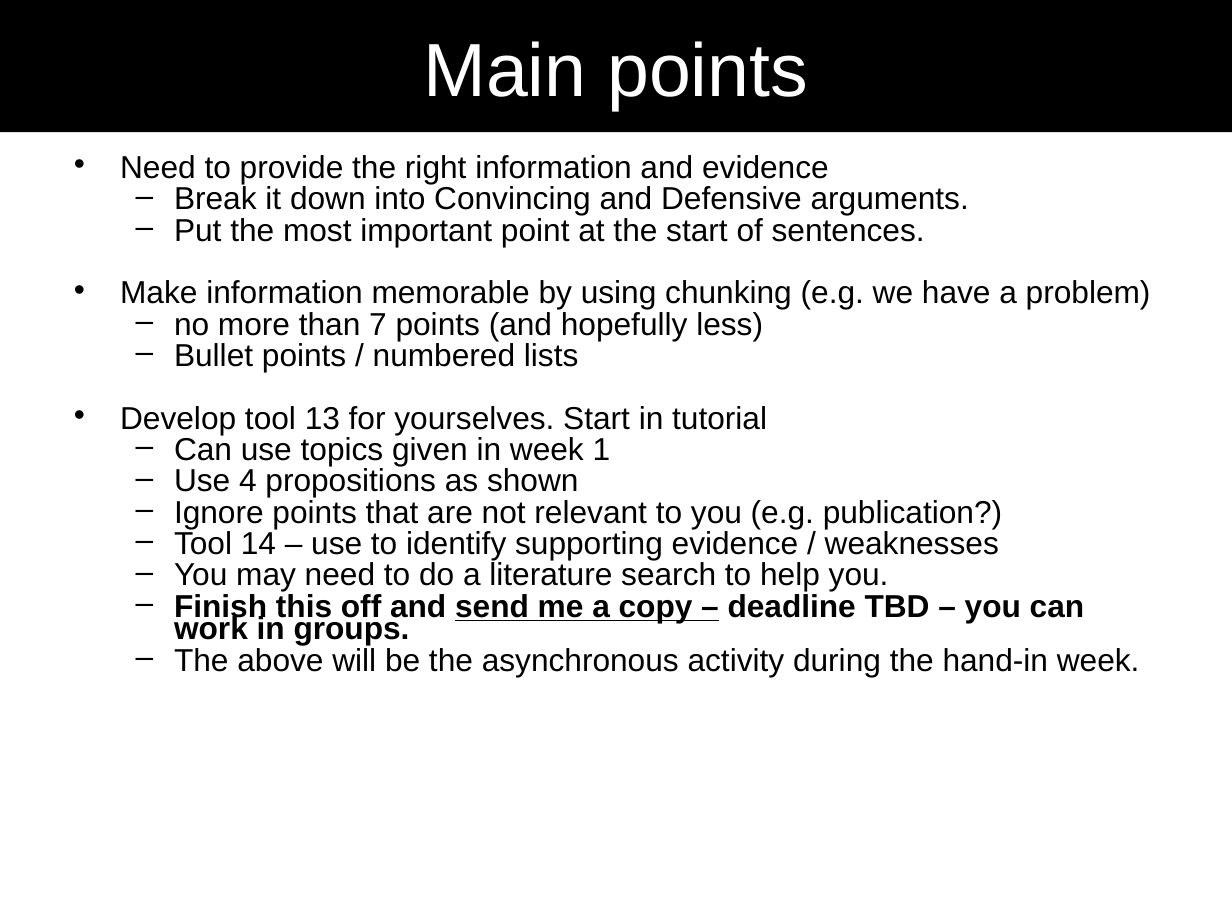
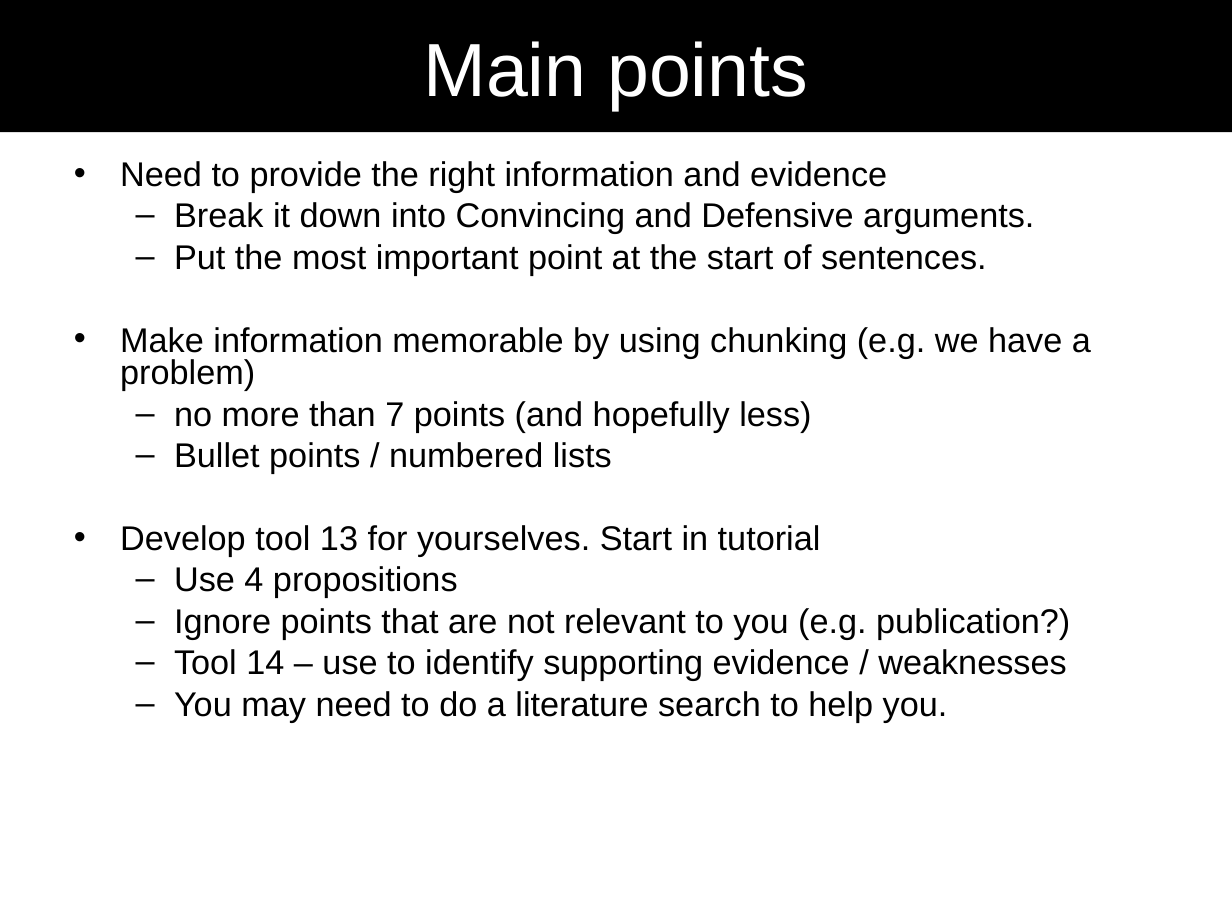
Before and after one commit to maul1609/tutorial-schedule-2, a slide deck: slide 8 of material/eart29200_tutorial3_asynchronous.ppt. Drawn at 1232x924 pixels with LibreOffice and Linux fonts; fonts in the diff are those of the drawing. Boxes give left, top, right and bottom in pixels: in the first picture for what was removed or moved away, otherwise in the second. Text is boxed around its words. In the diff, an @@ line names an element or a change of style, - is before the commit and + after.

```diff
--- a/material/eart29200_tutorial3_asynchronous.ppt
+++ b/material/eart29200_tutorial3_asynchronous.ppt
@@ text at [120,161,1091,722]: size 18.5 to 20 pt; line spacing 0.6 to 0.8 @@
@@ text at [174,566,458,598]: text changed; size 18.5 to 20 pt @@
-  – Can use topics given in week 1
-  – Use 4 propositions as shown
+  – Use 4 propositions
@@ text at [174,591,1140,676]: paragraphs removed @@
-  – Finish this off and send me a copy – deadline TBD – you can work in groups.
-  – The above will be the asynchronous activity during the hand-in week.
```
Also in this commit, not shown: 1 other slide changed, 13 other files.
